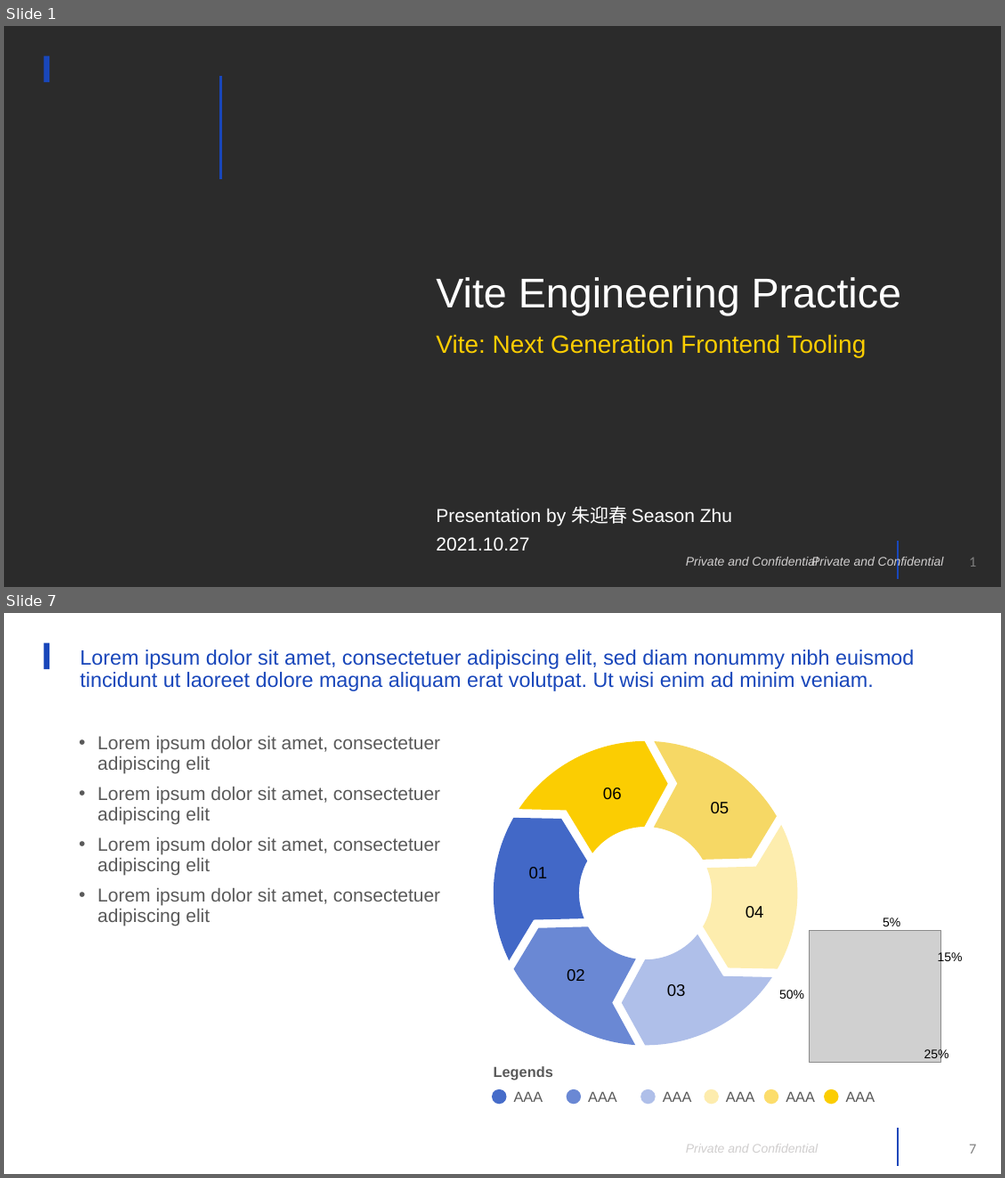
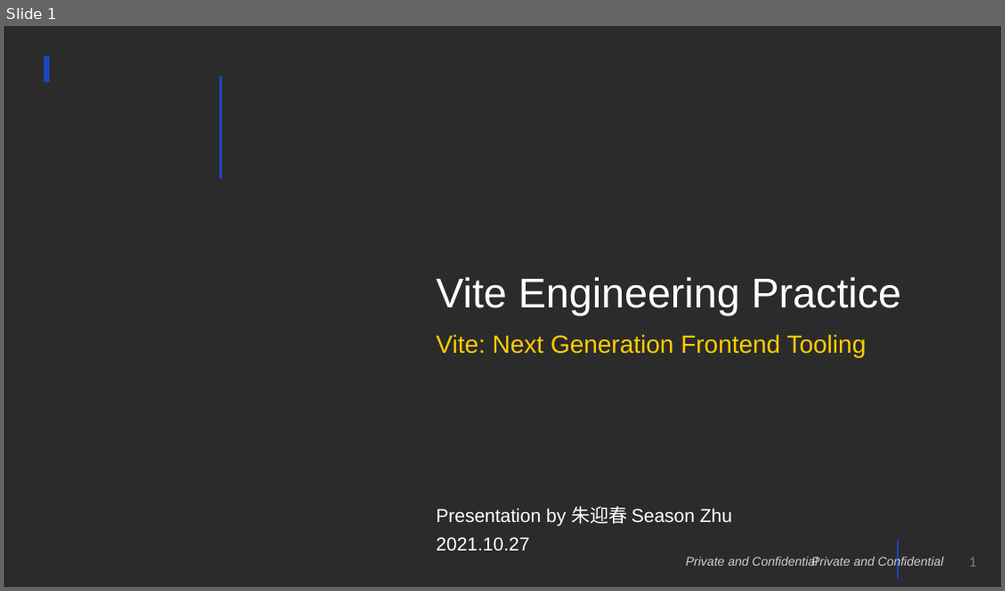
Before and after one commit to season19840122/Course, a slide deck: Vite2 项目工程化和原理剖析/Vite Engineering Practice.pptx. Shown one above the other, each under a label of ours: slides 1 and 7 before the commit, slide 1 after it; the slides between them are not shown. The pictures are 1005x1178 and 1005x591 pixels, drawn with LibreOffice and Linux fonts; fonts in the diff are those of the drawing; grey boxes stand for pictures; background and template pictures are left out; a plain dark background stands for a picture behind light text. Boxes give left, top, right and bottom in pixels: in the first picture for what was removed or moved away, otherwise in the second. Text is boxed around its words. In the diff, an @@ line names an element or a change of style, - is before the commit and + after.

```diff
--- a/Vite2 项目工程化和原理剖析/Vite Engineering Practice.pptx
+++ b/Vite2 项目工程化和原理剖析/Vite Engineering Practice.pptx
@@ slide 7 removed at <box>4,613,1001,1174</box>, background picture (left out); not listed: 4 template elements that a slide beside it also shows @@
@@ title removed at <box>80,649,914,691</box> @@
-Lorem ipsum dolor sit amet, consectetuer adipiscing elit, sed diam nonummy nibh euismod tincidunt ut laoreet dolore magna aliquam erat volutpat. Ut wisi enim ad minim veniam.
@@ text removed at <box>97,736,440,925</box> @@
-• Lorem ipsum dolor sit amet, consectetuer adipiscing elit
-• Lorem ipsum dolor sit amet, consectetuer adipiscing elit
-• Lorem ipsum dolor sit amet, consectetuer adipiscing elit
-• Lorem ipsum dolor sit amet, consectetuer adipiscing elit
@@ group removed at <box>487,741,805,1045</box>: 6 freeform shapes, 6 texts @@
-01
-02
-03
-04
-05
-06
@@ group removed at <box>779,917,963,1062</box>: 4 texts, 1 picture @@
-5%
-15%
-25%
-50%
@@ group removed at <box>492,1066,875,1104</box>: 7 texts, 6 ellipses @@
-AAA
-AAA
-AAA
-AAA
-AAA
-Legends
-AAA
```
Also in this commit, not shown: 1 slide changed, 21 slides added, 8 other slides removed, 39 other files.
